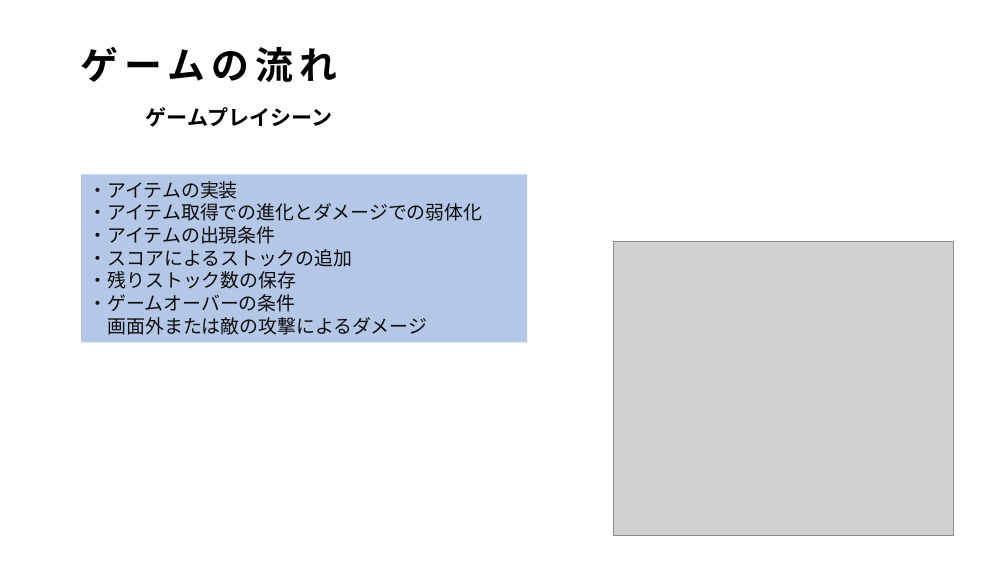
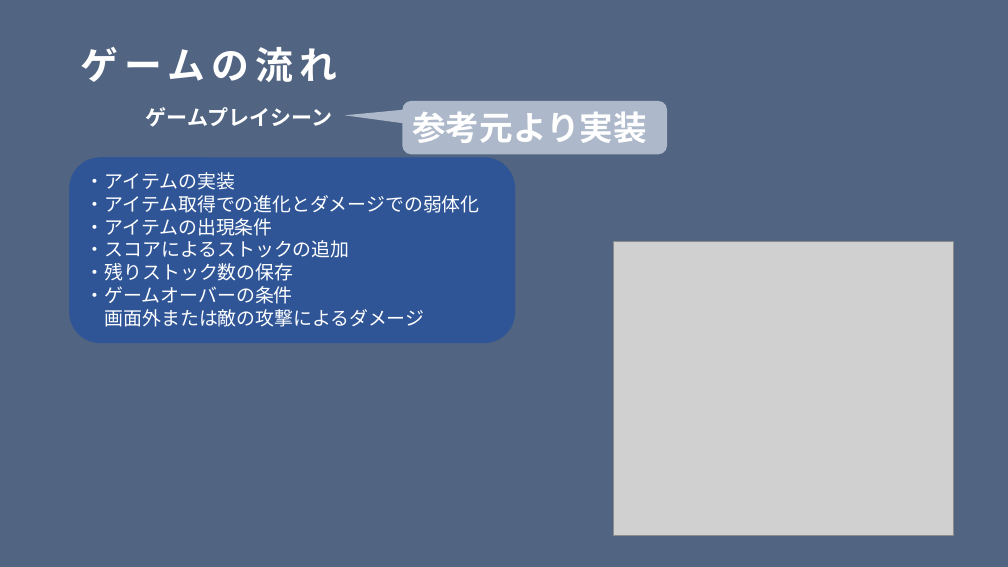
Before and after one commit to kiryo06/GameKiryo3, a slide deck: slide 3 of 課題11月1から開始/ゲーム制作2D.pptx. Drawn at 1008x567 pixels with LibreOffice and Linux fonts; fonts in the diff are those of the drawing; grey boxes stand for pictures. Boxes give left, top, right and bottom in pixels: in the first picture for what was removed or moved away, otherwise in the second. Text is boxed around its words. In the diff, an @@ line names an element or a change of style, - is before the commit and + after.

```diff
--- a/課題11月1から開始/ゲーム制作2D.pptx
+++ b/課題11月1から開始/ゲーム制作2D.pptx
@@ background #FFFFFF to #526582 @@
@@ text "ゲームの流れ" at (81, 47, 338, 82): text colour #000000 to #FFFFFF @@
@@ text "ゲームプレイシーン" at (146, 107, 332, 127): text colour #000000 to #FFFFFF @@
@@ rounded speech box added at (402, 101, 667, 154), fill #ADB9CA, 32 pt, text #FFFFFF, bold @@
+参考元より実装
@@ rounded rectangle "・アイテムの実装": place and size @@
-rounded rectangle "・アイテムの実装" at (81, 175, 527, 343)
+rounded rectangle "・アイテムの実装" at (70, 157, 516, 343)
@@ rounded rectangle "・アイテムの実装" at (70, 157, 516, 343): text colour #0D0D0D to #FFFFFF; rectangle to rounded rectangle; fill #B4C7E7 to #2F5597 @@
```
Also in this commit, not shown: 4 other slides changed, 1 slide added.
